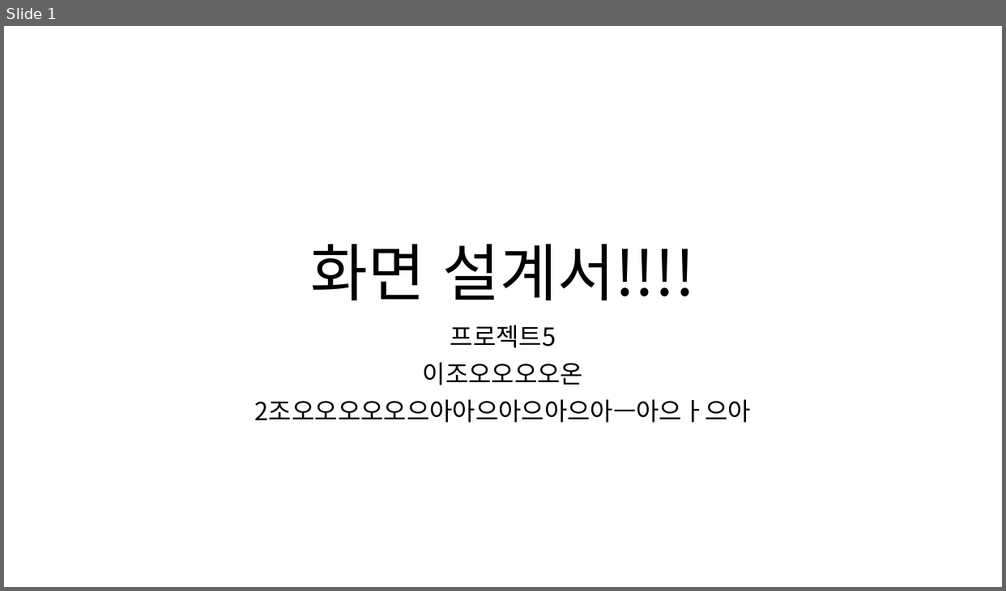
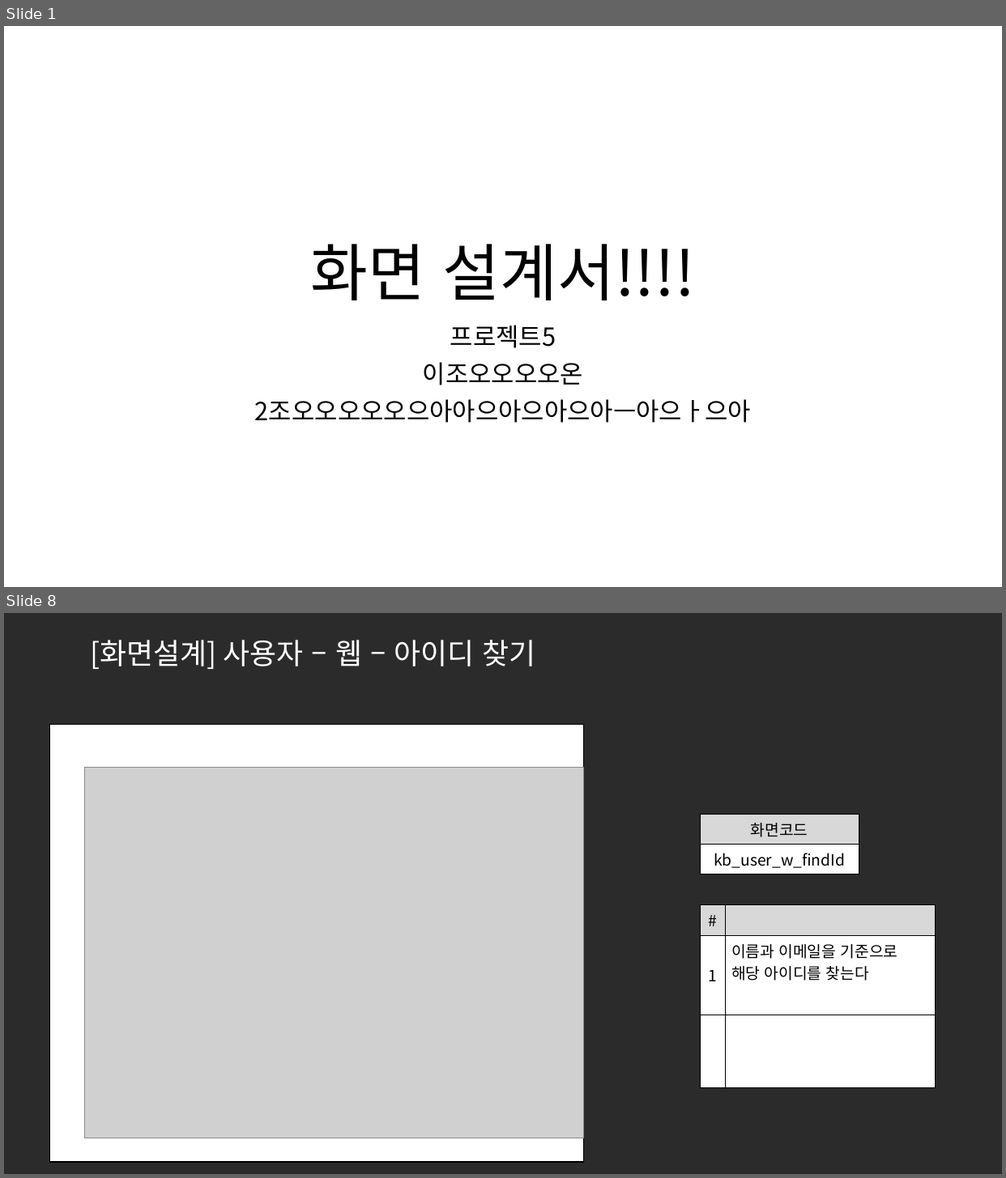
Before and after one commit to ezenteam2/e-Zone, a slide deck: 0 발표용 파워포인트/0417 3차발표/0417 project05 - 파워포인트 - 기범.pptx. Shown one above the other, each under a label of ours: slide 1 before the commit, slides 1 and 8 after it; the slides between them are not shown. The pictures are 1006x591 and 1006x1178 pixels, drawn with LibreOffice and Linux fonts; fonts in the diff are those of the drawing; grey boxes stand for pictures; background and template pictures are left out; a plain dark background stands for a picture behind light text. Boxes give left, top, right and bottom in pixels: in the first picture for what was removed or moved away, otherwise in the second. Text is boxed around its words. In the diff, an @@ line names an element or a change of style, - is before the commit and + after.

```diff
--- a/0 발표용 파워포인트/0417 3차발표/0417 project05 - 파워포인트 - 기범.pptx
+++ b/0 발표용 파워포인트/0417 3차발표/0417 project05 - 파워포인트 - 기범.pptx
@@ slide 8 added at <box>4,613,1002,1174</box>, background picture (left out) @@
@@ title added at <box>90,640,536,669</box>, 28 pt, text #FFFFFF @@
+[화면설계] 사용자 – 웹 – 아이디 찾기
@@ rectangle added at <box>49,725,584,1162</box>, fill #FFFFFF, outline #000000 1 pt @@
@@ picture added at <box>85,768,584,1139</box> @@
@@ table added at <box>701,815,859,871</box>, 2 rows, 1 columns @@
+화면코드
+kb_user_w_findId
@@ table added at <box>701,905,936,1088</box>, 3 rows, 2 columns @@
+# | 
+1 | 이름과 이메일을 기준으로 해당 아이디를 찾는다
+ | 
```
Also in this commit, not shown: 15 other slides added, 1 other file.
